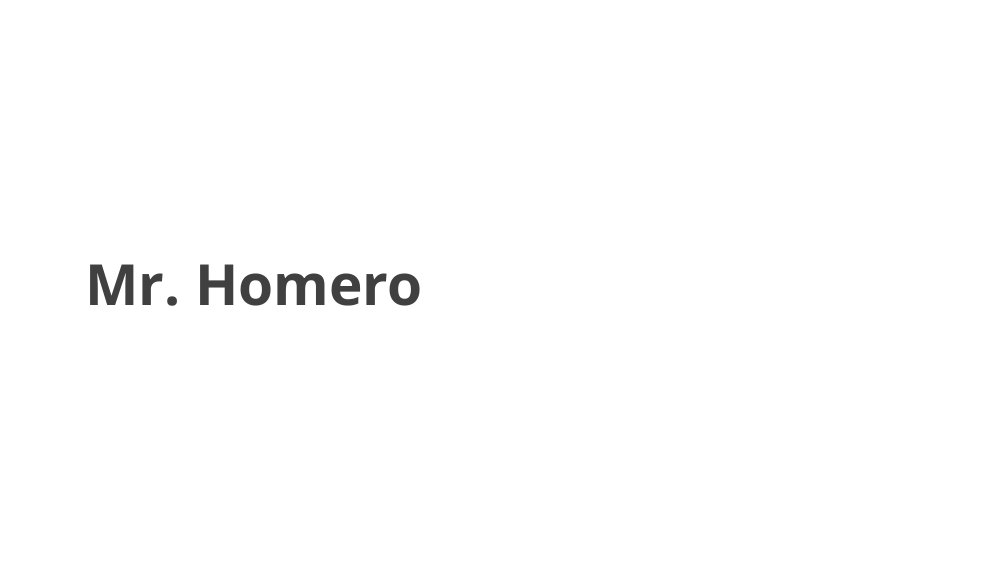
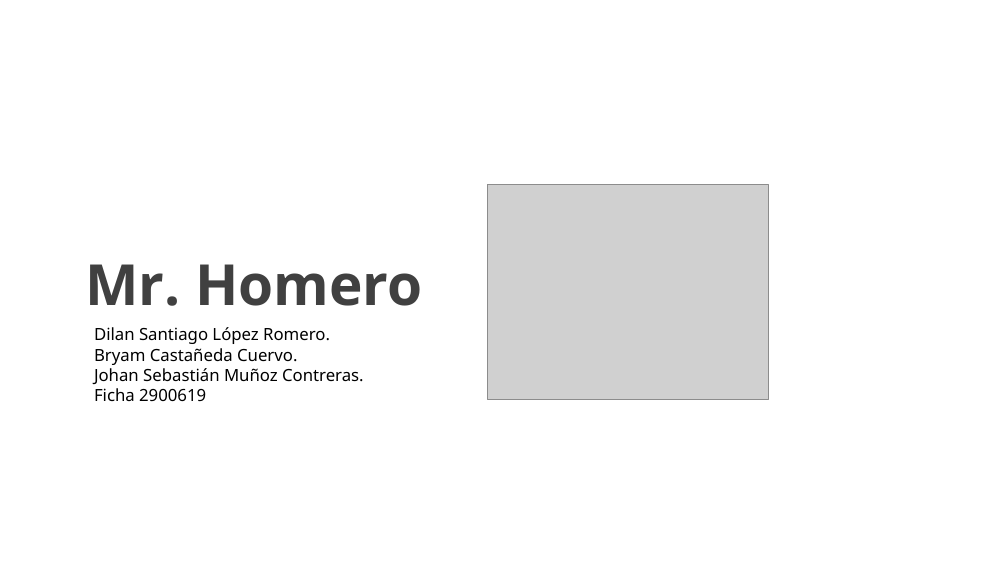
Before and after one commit to cmsrwood/mrhomero, a slide deck: slide 1 of entregables/Entregable #1.pptx. Drawn at 1008x567 pixels with LibreOffice and Linux fonts; fonts in the diff are those of the drawing; grey boxes stand for pictures; background and template pictures are left out. Boxes give left, top, right and bottom in pixels: in the first picture for what was removed or moved away, otherwise in the second. Text is boxed around its words. In the diff, an @@ line names an element or a change of style, - is before the commit and + after.

```diff
--- a/entregables/Entregable #1.pptx
+++ b/entregables/Entregable #1.pptx
@@ picture added at [487, 185, 768, 399] @@
@@ text added at [94, 327, 364, 401], 16 pt, text #000000 @@
+Dilan Santiago López Romero.
+Bryam Castañeda Cuervo.
+Johan Sebastián Muñoz Contreras.
+Ficha 2900619
```
Also in this commit, not shown: 6 other slides changed, 22 slides added, 1 other file.
